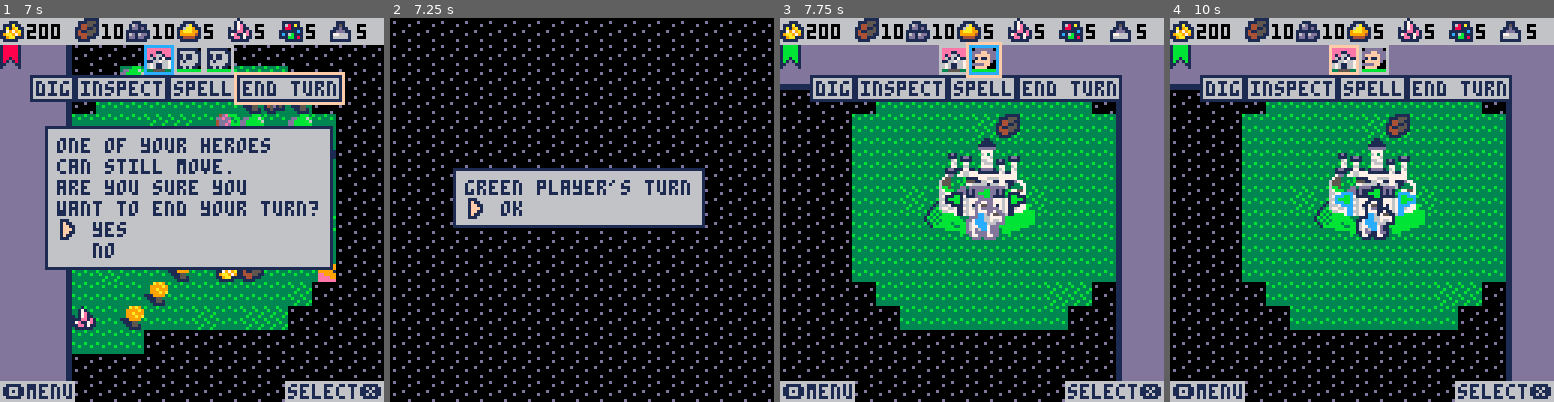
Above: before the commit, frames 1-4 (left to right).
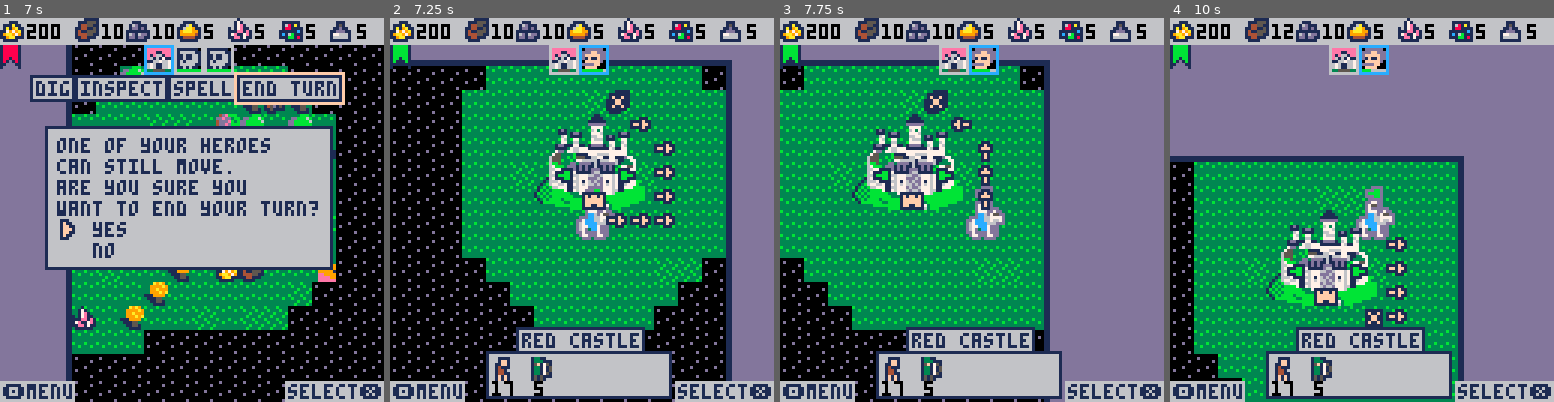
Above: after the commit, the same moments.

Repository: pvan/pico8
Game: PICO-8 cartridge heroes.p8
Two runs of this game, one before a commit and one after it. Both use one fixed random seed, a clock stepped at 60 frames per second and the inputs below.
Inputs:
- Up to frame 1 (7 s): tap O (Z key) at 0.33, 0.7, 1.43, 2.22, 3.1, 3.98, 4.87, 5.75, 6.63 s; tap X (X key) at 1.07, 2.07, 2.4, 2.73, 3.07, 3.4, 3.73, 4.07, 4.4, 4.73, 5.07, 5.4, 5.73, 6.07, 6.4, 6.73 s; hold Left 1.97-2.37 s; hold Down 2.42-2.82 s; hold Right 2.87-3.53 s; hold Up 3.58-4.08 s; hold Right 4.13-4.53 s; hold Down 4.58-5.08 s; hold Left 5.13-5.8 s; hold Up 5.85-6.18 s; hold Left 6.23-6.63 s; hold Down from 6.68 s (still down)
- Up to frame 2 (7.25 s): tap X (X key) at 7.07 s; release Down at 7.08 s; hold Right from 7.13 s (still down)
- Up to frame 3 (7.75 s): keep holding Right; tap X (X key) at 7.4, 7.73 s; tap O (Z key) at 7.52 s
- Up to frame 4 (10 s): release Right at 7.8 s; hold Up 7.85-8.35 s; tap X (X key) every 0.33 s from 8.07 to 9.73 s; hold Right 8.4-8.8 s; tap O (Z key) at 8.4, 9.28 s; hold Down 8.85-9.35 s; hold Left from 9.4 s (still down)

Frame 1 is identical in both runs. In frame 2, 73% of the frame differs, in the area x 0-100%, y 0-100%; in frame 3, 49%; in frame 4, 55%.

Commit message:
heroes: start ai for overworld/map portion of game
very basic atm, just cycles through heroes
and moves each to nearest non-castle object

rather buggy:
-moving to second object seems to skip a space?
-crash on testhouse (and probably anything with a hotspot)
-if battle, will jump to next player's turn before done

also needs a number of improvements:
-need to use last player's fog of war for visibility
-and hide movement if not visible
-hide battles without a player involved
-when nothing to pickup, move to spot at edge of fog
-(move to spot that reveals the most fog? towards enemies?)
-don't move to mines (etc) already owned
-only battle if ai thinks it can win
-evaluate when to pickup units and how to distribute them

Diff:
--- a/heroes.p8
+++ b/heroes.p8
@@ -3,10 +3,27 @@
 __lua__
 
 
+--player ai todos:
+--rather buggy:
+---moving to second object seems to skip a space?
+---crash on testhouse (and probably anything with a hotspot)
+---if battle, will jump to next player's turn before done
+--also needs a number of improvements:
+---need to use last player's fog of war for visibility
+---and hide movement if not visible
+---hide battles without a player involved
+---when nothing to pickup, move to spot at edge of fog
+---(move to spot that reveals the most fog? towards enemies?)
+---don't move to mines (etc) already owned
+---only battle if ai thinks it can win
+---evaluate when to pickup units and how to distribute them
+
+
 --todo:
 --change obj.type to int instead of string index
 --tile spr func? (with mirror?)
---flash of overworld (just tiles and border) after movement (sometimes)
+--flash of overworld (just tiles and border) after movement (sometimes) (related to flip() method?)
+--when full map revealed, creating reachable is too slow to do every frame (done when menu open bc port gets reselected every frame)
 
 
 --big todos:
@@ -81,7 +98,82 @@
  hud_menu_open=false
  actl_menu_y=0
 
- blackout=true
+-- blackout=true
+
+
+ --a bit awkward, but we need
+ --to update fog before tiles
+ update_fog()
+ create_i2tile()
+
+
+ if cp.ai then
+
+  --basic ai value function
+  --combine with battle?
+  ltarget=nil
+  for h in all(cp.heroes) do
+   while h.move>0 do
+
+    --find new target
+		  local min_dist=0x7fff --max signed int
+		  local target=nil
+	   for t in all(things) do
+	    if not ptequ(h,t)
+	    and t.type!="castle"
+	    and not g(cp.fog,t)
+	    and t!=ltarget
+	    then
+		    --todo: eval targets by value
+		    --todo: euclidean dist?
+		    local dist=map_dist(h,t)
+		    if dist<min_dist then
+		     min_dist=dist
+		     target=t
+		    end
+	    end
+	   end
+	   if target==nil then
+--	    cls()
+--	    stop("no target?")
+     visible={}
+     do_grid(tilesw,function(p)
+      if not g(cp.fog,p) then
+       add(visible,p)
+      end
+     end)
+     target=visible[
+      rnd_bw(1,#visible)]
+	   end
+
+	   if target==ltarget then
+	    cls()
+	    stop("same target?")
+	   end
+	   ltarget=target
+
+	   --move towards new target
+	   sel=h
+	   create_path(target)
+	   if #path<1 then
+	    cls()
+	    stop(target.type)
+	   end
+	   move_hero()
+
+	  end
+  end
+
+  --bug:
+  --don't do this if we're
+  --in a battle with player,
+  --until the battle is over
+  end_turn()
+
+ end
+
+
+ --player controlled turn
 
  open_dialog({
    colorstrings[cp.color].." player's turn",
@@ -90,11 +182,6 @@
    close_dialog
   })
 
- --a bit awkward, but we need
- --to update fog before tiles
- update_fog()
- create_i2tile()
-
 end
 
 
@@ -130,6 +217,8 @@
  red_plr=create_player(8)
  green_plr=create_player(11)
  blue_plr=create_player(12)
+
+ green_plr.ai=true
 
  plrs={
   red_plr,
@@ -229,6 +318,7 @@
  do_grid(tilesw+30,function(p)
   ptinc(p,pt(-15,-15))
   s(res.fog,p,true)
+--  s(res.fog,p,false)
  end)
 
  return res
@@ -446,11 +536,15 @@
   flip()
   flip()
   flip()
+  flip()--go slow for testing ai
+  flip()
+  flip()
 
   --special case for obj in p
   if obj!=nil then
    if obj.type=="hero" then
     if obj_owner(obj)==cp then
+     --todo: ai support for trade?
 	    hero_trade(sel,obj)
 	   else
      start_battle(sel,obj)
@@ -609,32 +703,37 @@
   if sel.movep!=nil then
    if not ptequ(sel.movep,lselmv)
    then
-    --token
-    --todo: need copies or
-    --can we just pass raw pts?
-    --i think raw points
-	   p1=copy(sel)
-	   p2=copy(sel.movep)
-	   targ=g(mapobj,p2)
-	   ignore=nil
-	   if targ!=nil and
-	      (targ.type=="mob" or
- 	      targ.type=="hero" or
- 	      targ.type=="treasure")
-	   then
-	    ignore=targ
-	   end
-	   path=pathfind(
-	    p1,
-	    p2,
-	    ignore,
-	    map_neighbors,
-	    map_dist)
-	   del(path,path[1])
+    create_path(sel.movep)
    end
   end
 	 lselmv=copy(sel.movep)
  end
+end
+
+
+function create_path(p)
+ --token
+ --todo: need copies or
+ --can we just pass raw pts?
+ --i think raw points
+-- p1=copy(sel)
+-- p2=copy(p)
+ targ=g(mapobj,p)
+ ignore=nil
+ if targ!=nil and
+    (targ.type=="mob" or
+     targ.type=="hero" or
+     targ.type=="treasure")
+ then
+  ignore=targ
+ end
+ path=pathfind(
+  sel,
+  p,
+  ignore,
+  map_neighbors,
+  map_dist)
+ del(path,path[1])
 end
 
 
@@ -721,14 +820,6 @@
    end
 	 end)
 
-	 --hack to cover up sprs that
-	 --flood over into border but
-	 --are hidden behind fog of war
-	 for x=0,tilesw do
-
-	 end
-
-
 
 	 if not hud_menu_open then
  	 draw_cursor()
@@ -856,12 +947,12 @@
 function pt2i(p)
  return bor(p.x,lshr(p.y,16))
 end
-function i2pt(i)
- local x=band(i,0b1111111111111111)
- local y=band(i,0b0000000000000000.1111111111111111)
- y=shl(y,16)
- return pt(x,y)
-end
+--function i2pt(i)
+-- local x=band(i,0b1111111111111111)
+-- local y=band(i,0b0000000000000000.1111111111111111)
+-- y=shl(y,16)
+-- return pt(x,y)
+--end
 
 
 
@@ -1347,23 +1438,22 @@
   clip() --reset border fog clip
  end
 
-
 end
 
 
 
 
 -- some debug functions
-function drawdebug_reach()
- for i,v in pairs(i2reachable) do
-  p=i2pt(i)
-  local x,y=p.x,p.y
-  if not not v then
-   rectfill2(x*8+2,y*8+2,4,4,0)
-   rectfill2(x*8+3,y*8+3,2,2,11)
-  end
- end
-end
+--function drawdebug_reach()
+-- for i,v in pairs(i2reachable) do
+--  p=i2pt(i)
+--  local x,y=p.x,p.y
+--  if not not v then
+--   rectfill2(x*8+2,y*8+2,4,4,0)
+--   rectfill2(x*8+3,y*8+3,2,2,11)
+--  end
+-- end
+--end
 --function drawdebug_zones()
 -- for i,z in pairs(i2zone) do
 --  p=i2pt(i)
